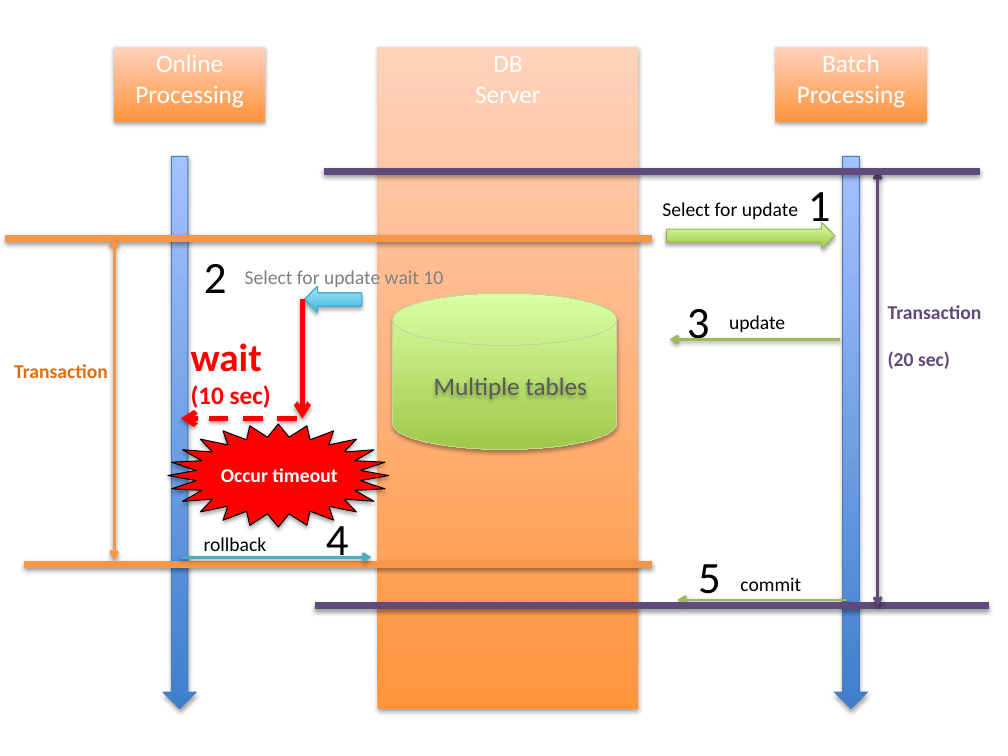
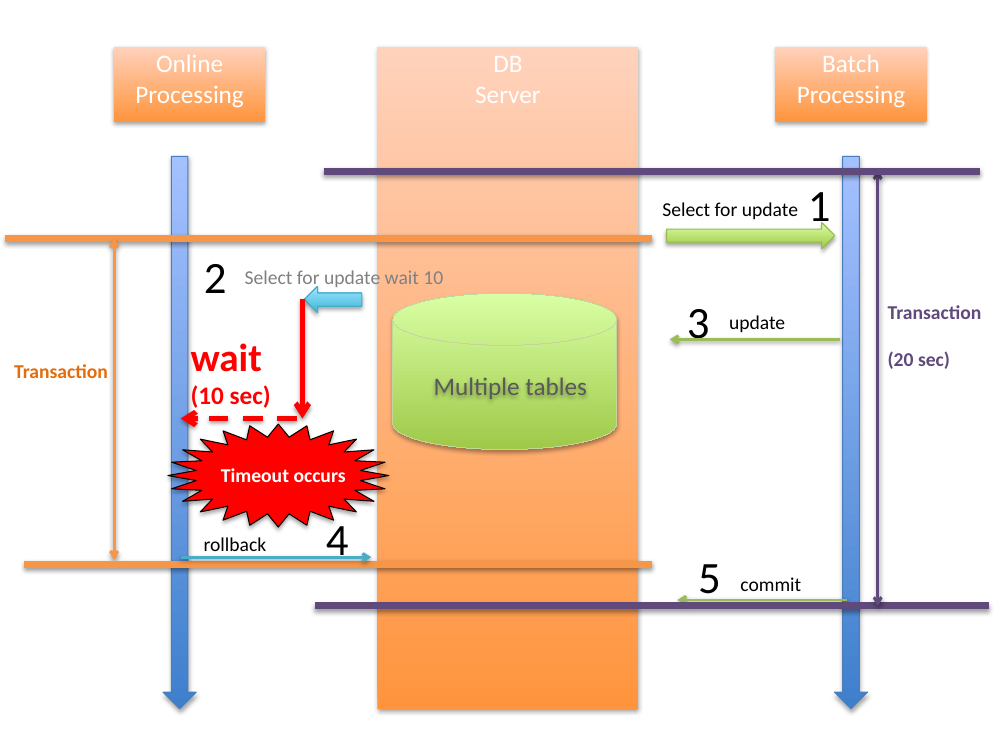
Before and after one commit to garbagetown/guideline, a slide deck: slide 8 of source/ArchitectureInDetail/images_ExclusionControl/materialExclusionControl.pptx. Drawn at 1008x756 pixels with LibreOffice and Linux fonts; fonts in the diff are those of the drawing. Boxes give left, top, right and bottom in pixels: in the first picture for what was removed or moved away, otherwise in the second. Text is boxed around its words. In the diff, an @@ line names an element or a change of style, - is before the commit and + after.

```diff
--- a/source/ArchitectureInDetail/images_ExclusionControl/materialExclusionControl.pptx
+++ b/source/ArchitectureInDetail/images_ExclusionControl/materialExclusionControl.pptx
@@ text at (x1=221, y1=468, x2=346, y2=482): text changed @@
-Occur timeout
+Timeout occurs
```
Also in this commit, not shown: 1 other slide changed, 3 other files.
